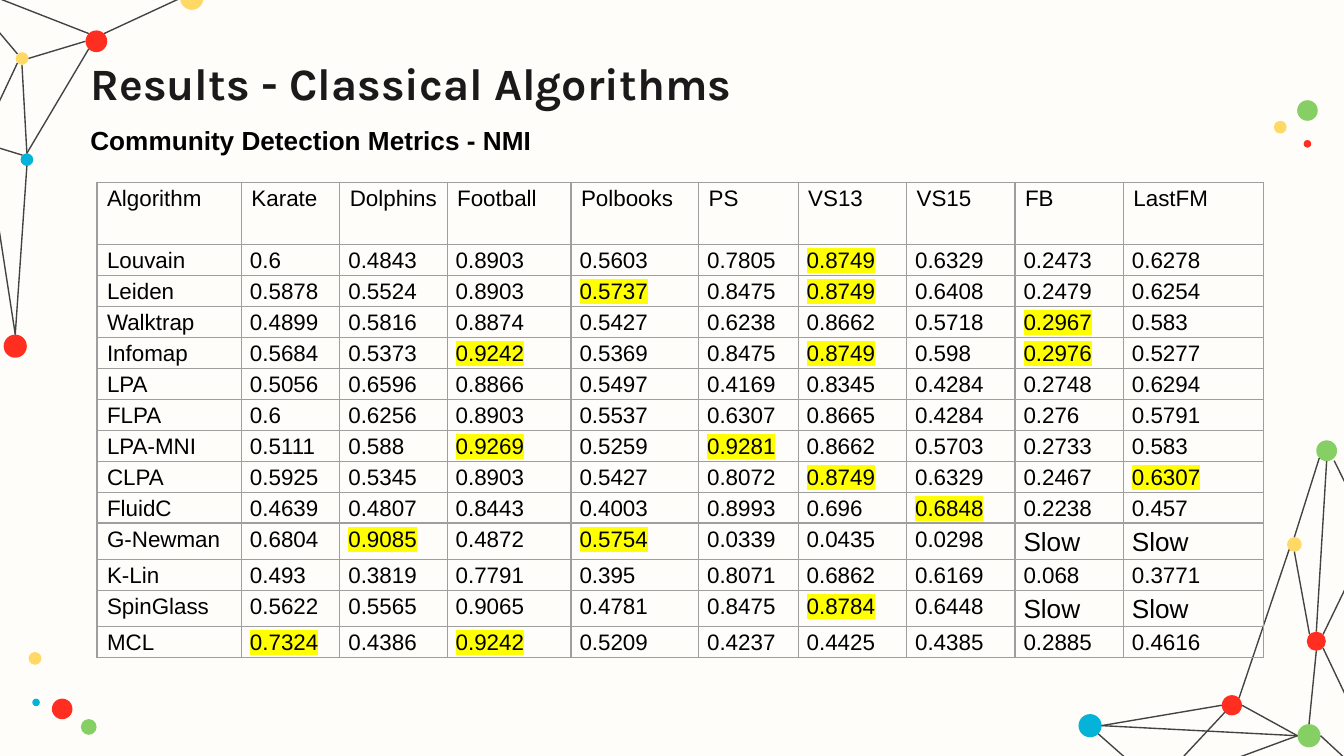
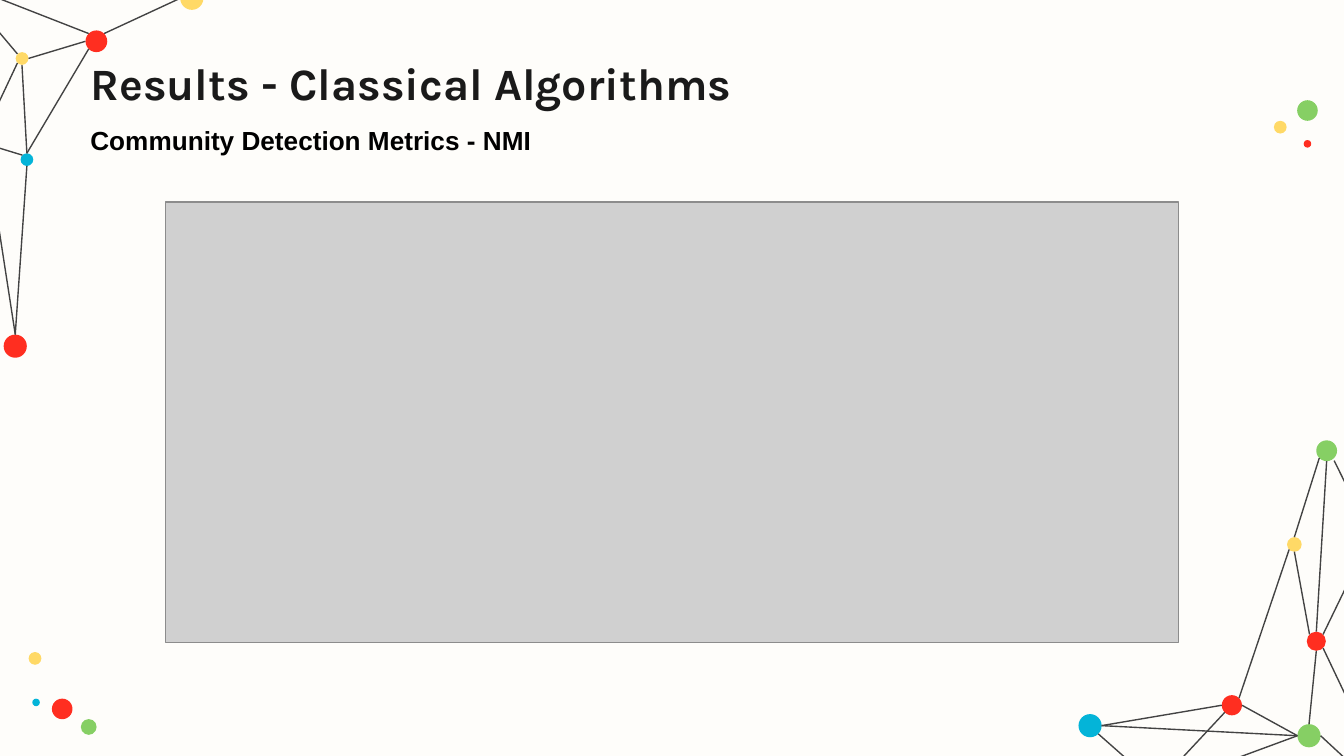
Before and after one commit to hamzamdn077/Master-Project, a slide deck: slide 18 of presentation.pptx (slide 24 before the commit). Drawn at 1344x756 pixels with LibreOffice and Linux fonts; fonts in the diff are those of the drawing; grey boxes stand for pictures. Boxes give left, top, right and bottom in pixels: in the first picture for what was removed or moved away, otherwise in the second. Text is boxed around its words. In the diff, an @@ line names an element or a change of style, - is before the commit and + after.

```diff
--- a/presentation.pptx
+++ b/presentation.pptx
@@ table removed at (97, 183, 1266, 655), 14 rows, 10 columns @@
-Algorithm | Karate | Dolphins | Football | Polbooks | PS | VS13 | VS15 | FB | LastFM
-Louvain | 0.6 | 0.4843 | 0.8903 | 0.5603 | 0.7805 | 0.8749 | 0.6329 | 0.2473 | 0.6278
-Leiden | 0.5878 | 0.5524 | 0.8903 | 0.5737 | 0.8475 | 0.8749 | 0.6408 | 0.2479 | 0.6254
-Walktrap | 0.4899 | 0.5816 | 0.8874 | 0.5427 | 0.6238 | 0.8662 | 0.5718 | 0.2967 | 0.583
-Infomap | 0.5684 | 0.5373 | 0.9242 | 0.5369 | 0.8475 | 0.8749 | 0.598 | 0.2976 | 0.5277
-LPA | 0.5056 | 0.6596 | 0.8866 | 0.5497 | 0.4169 | 0.8345 | 0.4284 | 0.2748 | 0.6294
-FLPA | 0.6 | 0.6256 | 0.8903 | 0.5537 | 0.6307 | 0.8665 | 0.4284 | 0.276 | 0.5791
-LPA-MNI | 0.5111 | 0.588 | 0.9269 | 0.5259 | 0.9281 | 0.8662 | 0.5703 | 0.2733 | 0.583
-CLPA | 0.5925 | 0.5345 | 0.8903 | 0.5427 | 0.8072 | 0.8749 | 0.6329 | 0.2467 | 0.6307
-FluidC | 0.4639 | 0.4807 | 0.8443 | 0.4003 | 0.8993 | 0.696 | 0.6848 | 0.2238 | 0.457
-G-Newman | 0.6804 | 0.9085 | 0.4872 | 0.5754 | 0.0339 | 0.0435 | 0.0298 | Slow | Slow
-K-Lin | 0.493 | 0.3819 | 0.7791 | 0.395 | 0.8071 | 0.6862 | 0.6169 | 0.068 | 0.3771
-SpinGlass | 0.5622 | 0.5565 | 0.9065 | 0.4781 | 0.8475 | 0.8784 | 0.6448 | Slow | Slow
-MCL | 0.7324 | 0.4386 | 0.9242 | 0.5209 | 0.4237 | 0.4425 | 0.4385 | 0.2885 | 0.4616
@@ picture added at (165, 202, 1179, 642) @@
```
Also in this commit, not shown: 11 other slides changed, 1 slide added, 12 slides removed, 3 other files.
